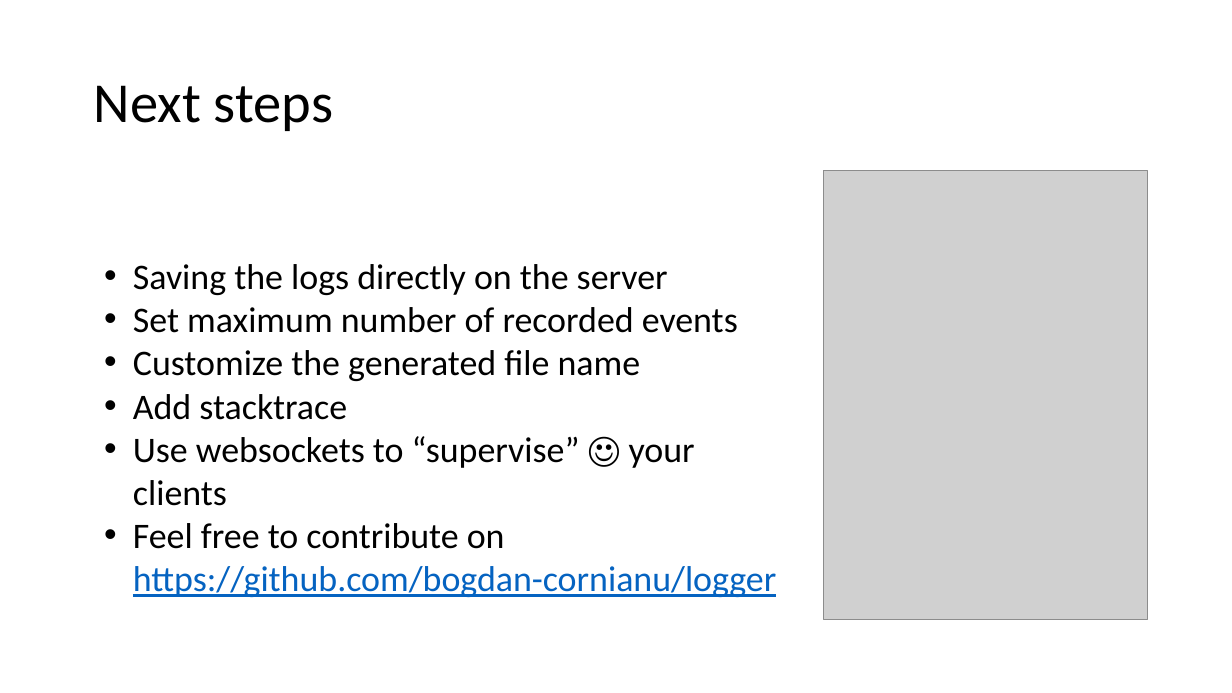
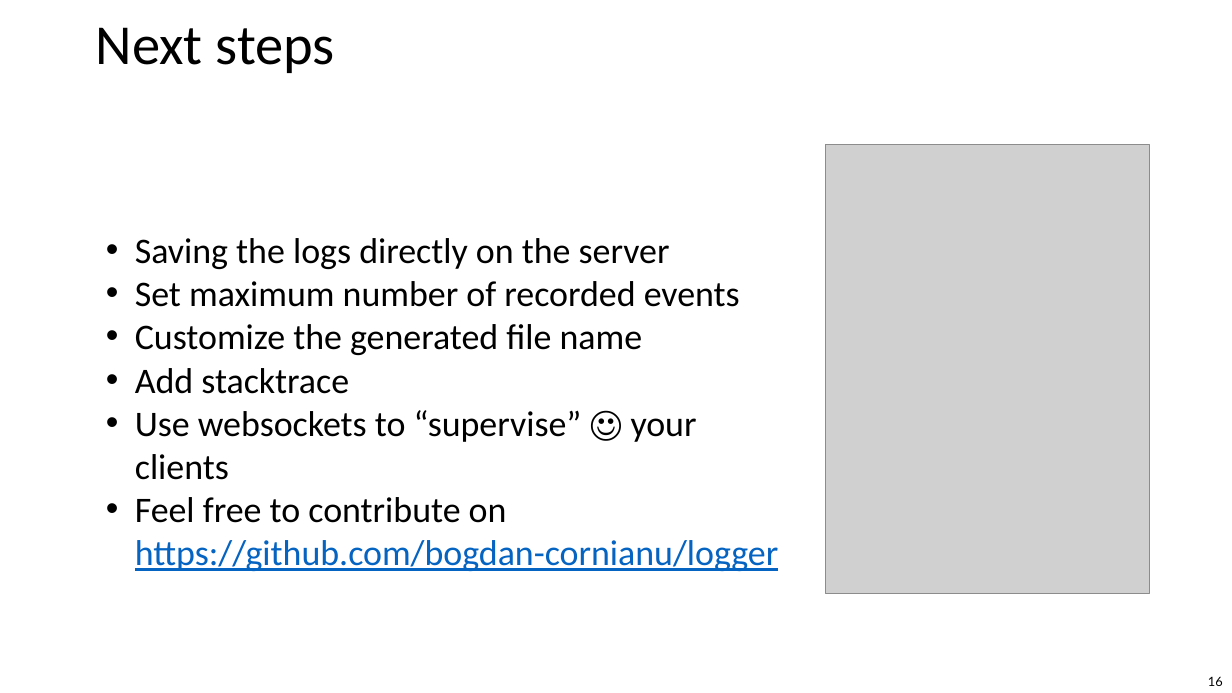
Before and after one commit to bogdan-cornianu/logger, a slide deck: slide 16 of Logger.pptx (slide 15 before the commit). Drawn at 1232x693 pixels with LibreOffice and Linux fonts; fonts in the diff are those of the drawing; grey boxes stand for pictures; background and template pictures are left out. Boxes give left, top, right and bottom in pixels: in the first picture for what was removed or moved away, otherwise in the second. Text is boxed around its words. In the diff, an @@ line names an element or a change of style, - is before the commit and + after.

```diff
--- a/Logger.pptx
+++ b/Logger.pptx
@@ 2 texts, 1 picture: place and size @@
-2 texts, 1 picture at bbox=[94, 85, 1148, 619]
+2 texts, 1 picture at bbox=[96, 27, 1150, 593]
@@ text "Next steps" at bbox=[96, 27, 335, 73]: vertical alignment middle to top @@
@@ page number added at bbox=[1208, 676, 1223, 686], 10 pt, text #000000 @@
+16
```
Also in this commit, not shown: 14 other slides changed, 2 slides added, 1 slide removed.
